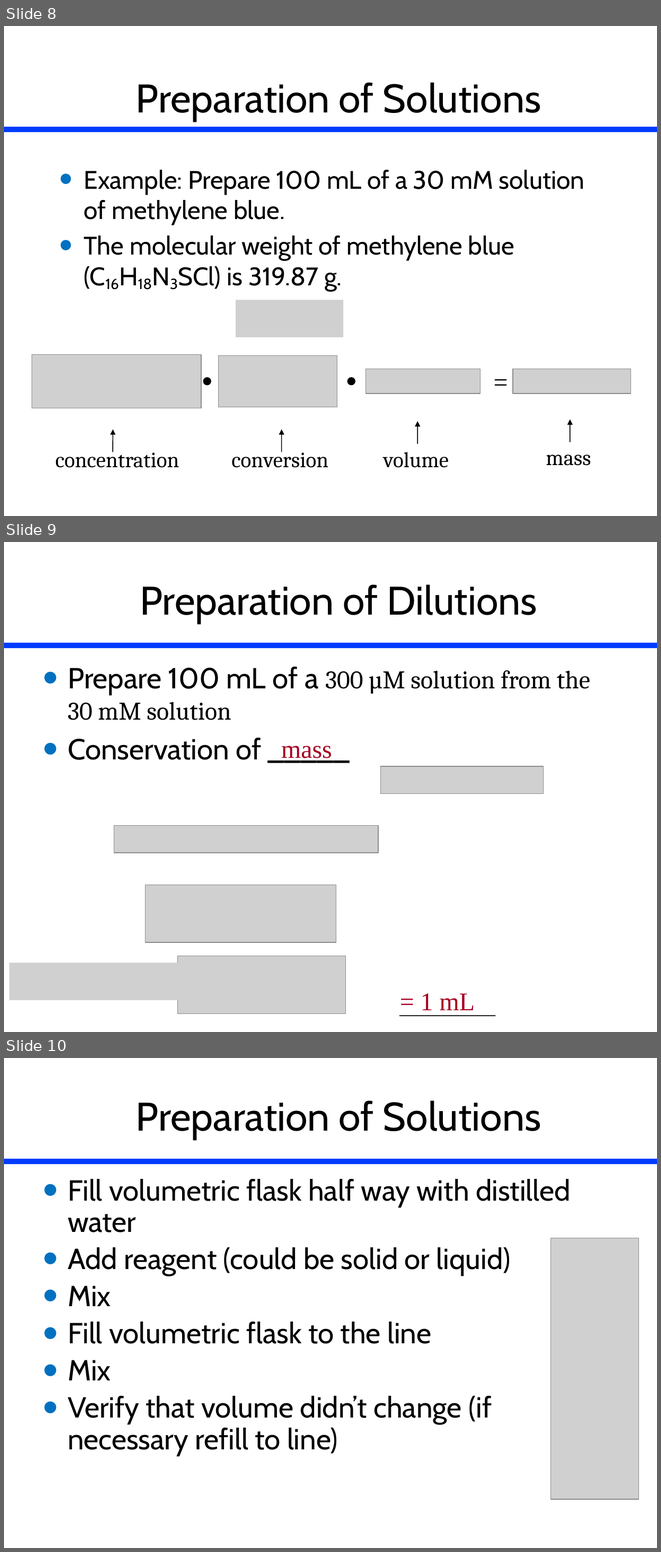
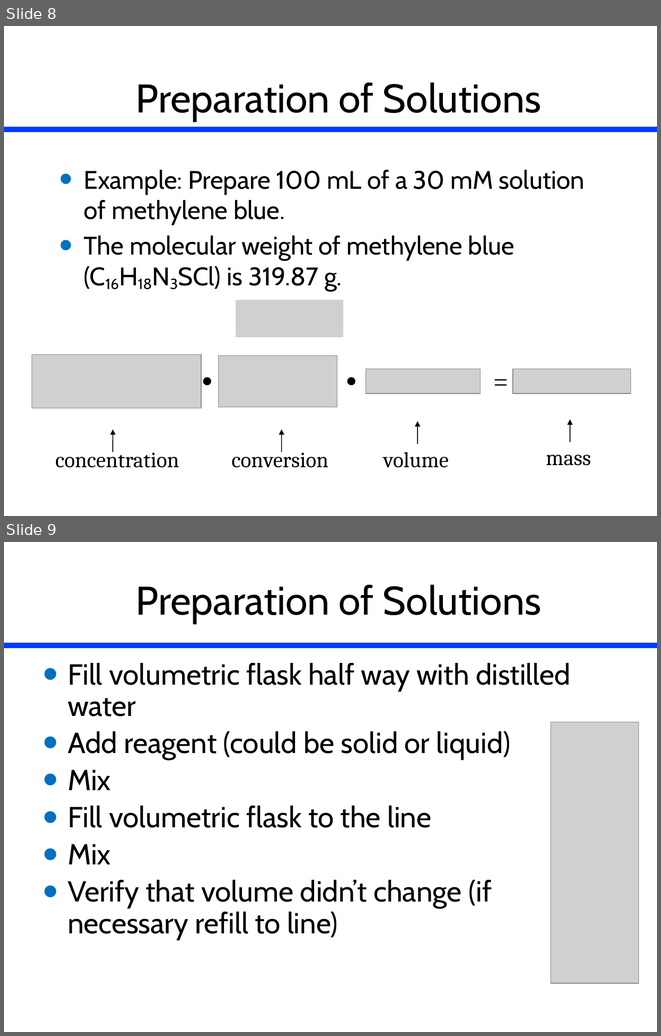
Before and after one commit to monroews/CEE4530, a slide deck: website/pptx/Laboratory_Measurements.pptx. Shown one above the other, each under a label of ours: slides 8, 9 and 10 before the commit, slides 8 and 9 after it. The pictures are 661x1552 and 661x1036 pixels, drawn with LibreOffice and Linux fonts; fonts in the diff are those of the drawing; grey boxes stand for pictures. Boxes give left, top, right and bottom in pixels: in the first picture for what was removed or moved away, otherwise in the second. Text is boxed around its words. In the diff, an @@ line names an element or a change of style, - is before the commit and + after.

```diff
--- a/website/pptx/Laboratory_Measurements.pptx
+++ b/website/pptx/Laboratory_Measurements.pptx
@@ slide 9 removed at bbox=[4, 542, 657, 1032], background #FFFFFF; not listed: 1 template element that a slide beside it also shows @@
@@ title removed at bbox=[140, 584, 537, 623] @@
-Preparation of Dilutions
@@ text removed at bbox=[68, 667, 590, 760] @@
-• Prepare 100 mL of a 300 µM solution from the 30 mM solution
-• Conservation of _____
@@ text removed at bbox=[281, 746, 332, 762] @@
-mass
@@ picture removed at bbox=[381, 766, 544, 793] @@
@@ picture removed at bbox=[114, 826, 378, 853] @@
@@ picture removed at bbox=[145, 884, 336, 942] @@
@@ picture removed at bbox=[9, 962, 182, 1000] @@
@@ picture removed at bbox=[178, 955, 345, 1014] @@
@@ text removed at bbox=[421, 993, 475, 1010] @@
-= 1 mL
@@ line removed from (400, 1015) to (496, 1015) @@
@@ what was slide 10 is now slide 9 @@
```
Also in this commit, not shown: 6 other slides removed, 7 other files.
